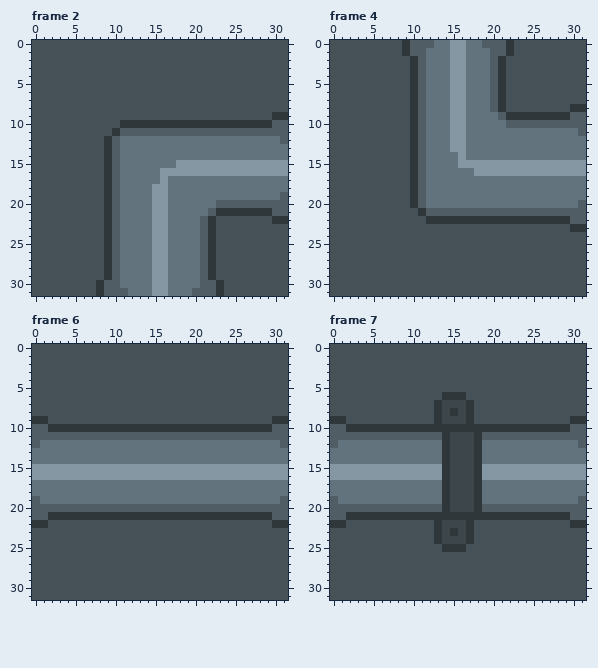
Two versions of one pixel-art file, Document/Map/Back_Map4_M.aseprite. Above, as it was before the edit.
32x32 pixels, 22 frames. Colours within 5 levels of each other are drawn and written as one. Shown: frame 2, frame 4, frame 6, frame 7. The commit also changed other frames, which this record leaves out.
Once edited:
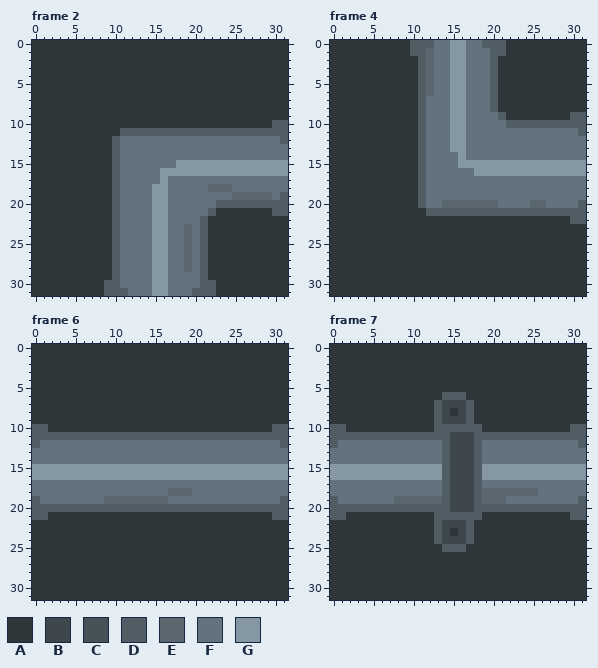
Palette (. is transparent): A #30373b  B #3d464b  C #475158  D #505d64  E #5a676f  F #63737d  G #8597a3
Difference:
Changed rows in their new state; - is an unchanged pixel.
Frame 2, layers "Layer 2", "Layer 1":
first column x 0:
 0 AAAAAAAAAAAAAAAAAAAAAAAAAAAAAAAA
 1 AAAAAAAAAAAAAAAAAAAAAAAAAAAAAAAA
 2 AAAAAAAAAAAAAAAAAAAAAAAAAAAAAAAA
 3 AAAAAAAAAAAAAAAAAAAAAAAAAAAAAAAA
 4 AAAAAAAAAAAAAAAAAAAAAAAAAAAAAAAA
 5 AAAAAAAAAAAAAAAAAAAAAAAAAAAAAAAA
 6 AAAAAAAAAAAAAAAAAAAAAAAAAAAAAAAA
 7 AAAAAAAAAAAAAAAAAAAAAAAAAAAAAAAA
 8 AAAAAAAAAAAAAAAAAAAAAAAAAAAAAAAA
 9 AAAAAAAAAAAAAAAAAAAAAAAAAAAAAA--
10 AAAAAAAAAAA---------------------
11 AAAAAAAAAA----------------------
12 AAAAAAAAA-----------------------
13 AAAAAAAAA-----------------------
14 AAAAAAAAA-----------------------
15 AAAAAAAAA-----------------------
16 AAAAAAAAA-----------------------
17 AAAAAAAAA-----------------------
18 AAAAAAAAA-------------EEE-------
19 AAAAAAAAA----------------EEEEE--
20 AAAAAAAAA-----------------------
21 AAAAAAAAA-----------------------
22 AAAAAAAAA--------------AAAAAAA--
23 AAAAAAAAA----------E---AAAAAAAAA
24 AAAAAAAAA----------E---AAAAAAAAA
25 AAAAAAAAA----------E---AAAAAAAAA
26 AAAAAAAAA----------E---AAAAAAAAA
27 AAAAAAAAA----------E---AAAAAAAAA
28 AAAAAAAAA----------E---AAAAAAAAA
29 AAAAAAAAA--------------AAAAAAAAA
30 AAAAAAAA----------------AAAAAAAA
31 AAAAAAAA----------------AAAAAAAA
Frame 4, layers "Layer 2", "Layer 1":
first column x 0:
 0 AAAAAAAAA--------------AAAAAAAAA
 1 AAAAAAAAA---E----------AAAAAAAAA
 2 AAAAAAAAAA--E---------AAAAAAAAAA
 3 AAAAAAAAAA--E---------AAAAAAAAAA
 4 AAAAAAAAAA--E---------AAAAAAAAAA
 5 AAAAAAAAAA--E---------AAAAAAAAAA
 6 AAAAAAAAAA--E---------AAAAAAAAAA
 7 AAAAAAAAAA------------AAAAAAAAAA
 8 AAAAAAAAAA------------AAAAAAAA--
 9 AAAAAAAAAA----------------------
10 AAAAAAAAAA----------------------
11 AAAAAAAAAA----------------------
12 AAAAAAAAAA----------------------
13 AAAAAAAAAA----------------------
14 AAAAAAAAAA----------------------
15 AAAAAAAAAA----------------------
16 AAAAAAAAAA----------------------
17 AAAAAAAAAA----------------------
18 AAAAAAAAAA----------------------
19 AAAAAAAAAA----------------------
20 AAAAAAAAAA----EEEEEEE----EE-----
21 AAAAAAAAAAA---------------------
22 AAAAAAAAAAAA--------------------
23 AAAAAAAAAAAAAAAAAAAAAAAAAAAAAA--
24 AAAAAAAAAAAAAAAAAAAAAAAAAAAAAAAA
25 AAAAAAAAAAAAAAAAAAAAAAAAAAAAAAAA
26 AAAAAAAAAAAAAAAAAAAAAAAAAAAAAAAA
27 AAAAAAAAAAAAAAAAAAAAAAAAAAAAAAAA
28 AAAAAAAAAAAAAAAAAAAAAAAAAAAAAAAA
29 AAAAAAAAAAAAAAAAAAAAAAAAAAAAAAAA
30 AAAAAAAAAAAAAAAAAAAAAAAAAAAAAAAA
31 AAAAAAAAAAAAAAAAAAAAAAAAAAAAAAAA
Frame 6, layers "Layer 2", "Layer 1":
first column x 0:
 0 AAAAAAAAAAAAAAAAAAAAAAAAAAAAAAAA
 1 AAAAAAAAAAAAAAAAAAAAAAAAAAAAAAAA
 2 AAAAAAAAAAAAAAAAAAAAAAAAAAAAAAAA
 3 AAAAAAAAAAAAAAAAAAAAAAAAAAAAAAAA
 4 AAAAAAAAAAAAAAAAAAAAAAAAAAAAAAAA
 5 AAAAAAAAAAAAAAAAAAAAAAAAAAAAAAAA
 6 AAAAAAAAAAAAAAAAAAAAAAAAAAAAAAAA
 7 AAAAAAAAAAAAAAAAAAAAAAAAAAAAAAAA
 8 AAAAAAAAAAAAAAAAAAAAAAAAAAAAAAAA
 9 --AAAAAAAAAAAAAAAAAAAAAAAAAAAA--
first column x 0:
18 -----------------EEE------------
19 ---------EEEEEEEE---------------
22 --AAAAAAAAAAAAAAAAAAAAAAAAAAAA--
23 AAAAAAAAAAAAAAAAAAAAAAAAAAAAAAAA
24 AAAAAAAAAAAAAAAAAAAAAAAAAAAAAAAA
25 AAAAAAAAAAAAAAAAAAAAAAAAAAAAAAAA
26 AAAAAAAAAAAAAAAAAAAAAAAAAAAAAAAA
27 AAAAAAAAAAAAAAAAAAAAAAAAAAAAAAAA
28 AAAAAAAAAAAAAAAAAAAAAAAAAAAAAAAA
29 AAAAAAAAAAAAAAAAAAAAAAAAAAAAAAAA
30 AAAAAAAAAAAAAAAAAAAAAAAAAAAAAAAA
31 AAAAAAAAAAAAAAAAAAAAAAAAAAAAAAAA
Frame 7, layers "Layer 3", "Layer 2", "Layer 1":
first column x 0:
 0 AAAAAAAAAAAAAAAAAAAAAAAAAAAAAAAA
 1 AAAAAAAAAAAAAAAAAAAAAAAAAAAAAAAA
 2 AAAAAAAAAAAAAAAAAAAAAAAAAAAAAAAA
 3 AAAAAAAAAAAAAAAAAAAAAAAAAAAAAAAA
 4 AAAAAAAAAAAAAAAAAAAAAAAAAAAAAAAA
 5 AAAAAAAAAAAAAAAAAAAAAAAAAAAAAAAA
 6 AAAAAAAAAAAAAADDDAAAAAAAAAAAAAAA
 7 AAAAAAAAAAAAAD---DAAAAAAAAAAAAAA
 8 AAAAAAAAAAAAAD---DAAAAAAAAAAAAAA
 9 --AAAAAAAAAAAD---DAAAAAAAAAAAA--
10 -------------DDDDDD-------------
11 --------------D---D-------------
12 --------------D---D-------------
13 --------------D---D-------------
14 --------------D---D-------------
15 --------------D---D-------------
16 --------------D---D-------------
17 --------------D---D-------------
18 --------------D---DEEEEEEE------
19 --------EEEEEED---DEEE----------
20 --------------D---D-------------
21 -------------DDDDDD-------------
22 --AAAAAAAAAAAD---DAAAAAAAAAAAA--
23 AAAAAAAAAAAAAD---DAAAAAAAAAAAAAA
24 AAAAAAAAAAAAAD---DAAAAAAAAAAAAAA
25 AAAAAAAAAAAAAADDDAAAAAAAAAAAAAAA
26 AAAAAAAAAAAAAAAAAAAAAAAAAAAAAAAA
27 AAAAAAAAAAAAAAAAAAAAAAAAAAAAAAAA
28 AAAAAAAAAAAAAAAAAAAAAAAAAAAAAAAA
29 AAAAAAAAAAAAAAAAAAAAAAAAAAAAAAAA
30 AAAAAAAAAAAAAAAAAAAAAAAAAAAAAAAA
31 AAAAAAAAAAAAAAAAAAAAAAAAAAAAAAAA
